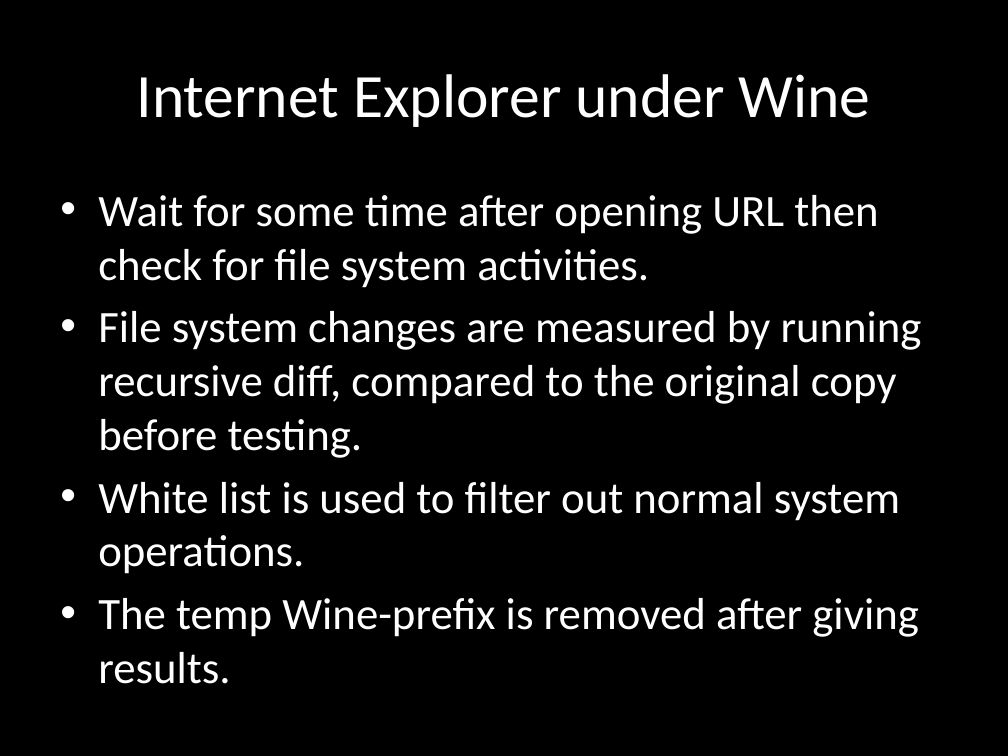
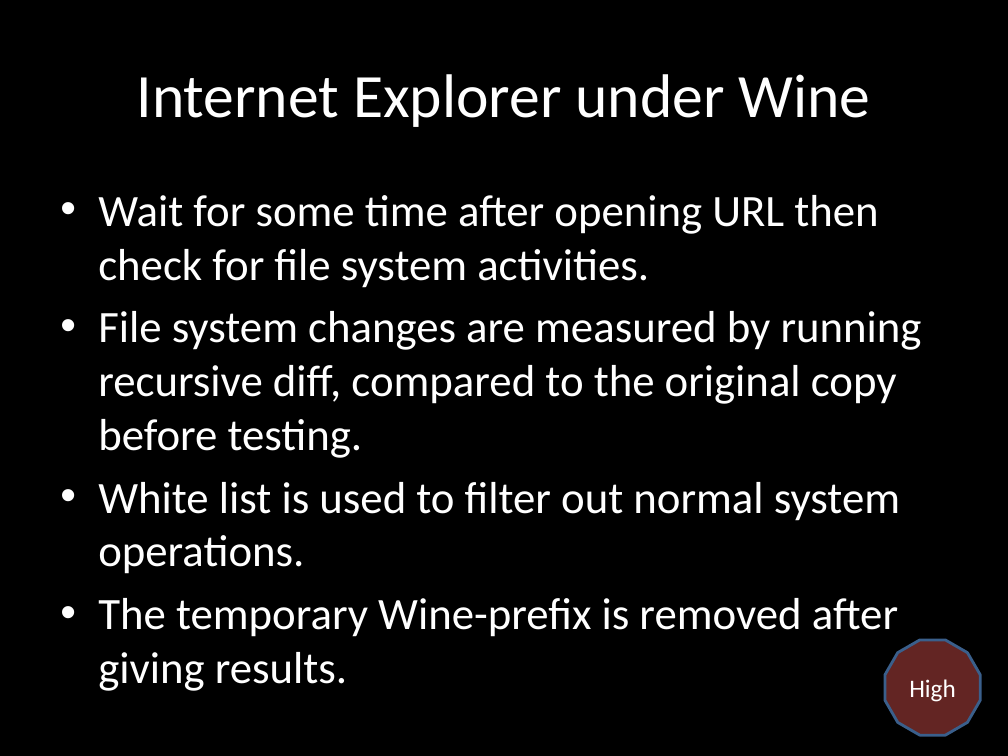
Before and after one commit to chrissorchard/malucrawl, a slide deck: slide 10 of doc/pres2/wk8-progress.pptx. Drawn at 1008x756 pixels with LibreOffice and Linux fonts; fonts in the diff are those of the drawing; background and template pictures are left out. Boxes give left, top, right and bottom in pixels: in the first picture for what was removed or moved away, otherwise in the second. Text is boxed around its words. In the diff, an @@ line names an element or a change of style, - is before the commit and + after.

```diff
--- a/doc/pres2/wk8-progress.pptx
+++ b/doc/pres2/wk8-progress.pptx
@@ text at (x1=98, y1=598, x2=898, y2=691): text changed @@
-• The temp Wine-prefix is removed after giving results.
+• The temporary Wine-prefix is removed after giving results.
@@ dodecagon added at (x1=885, y1=640, x2=980, y2=735), fill #632523, outline #3A5F8C 2 pt, 18 pt, text #FFFFFF @@
+High
```
Also in this commit, not shown: 11 other slides changed, 1 slide added.
